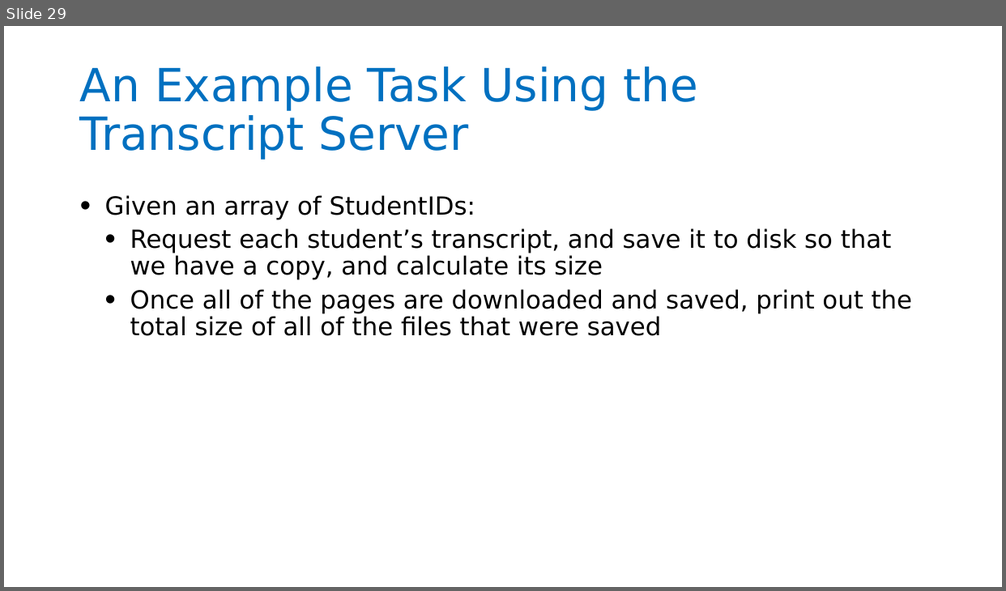
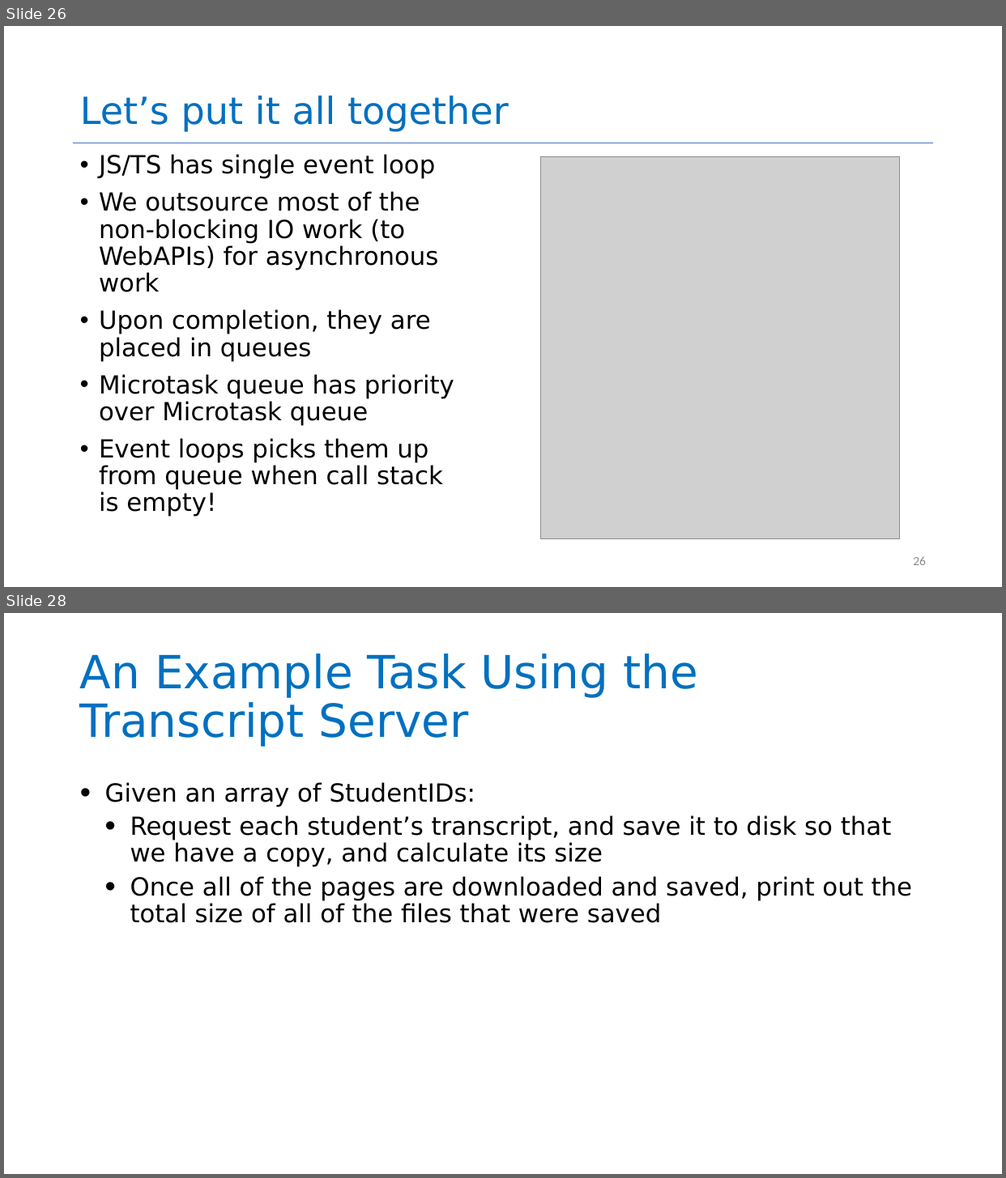
Before and after one commit to neu-se/CS4530-Fall-2024, a slide deck: Slides/Module 06 Concurrency Patterns in Typescript.pptx. Shown one above the other, each under a label of ours: slide 29 before the commit, slides 26 and 28 after it; the slides between them are not shown. The pictures are 1006x591 and 1006x1178 pixels, drawn with LibreOffice and Linux fonts; fonts in the diff are those of the drawing; grey boxes stand for pictures. Boxes give left, top, right and bottom in pixels: in the first picture for what was removed or moved away, otherwise in the second. Text is boxed around its words. In the diff, an @@ line names an element or a change of style, - is before the commit and + after.

```diff
--- a/Slides/Module 06 Concurrency Patterns in Typescript.pptx
+++ b/Slides/Module 06 Concurrency Patterns in Typescript.pptx
@@ slide 26 added at [4,26,1002,587], background #FFFFFF @@
@@ title added at [80,96,509,132], 36 pt, text #0070C0 @@
+Let’s put it all together
@@ line added from (73, 143) to (934, 143), #4472C4 0.5 pt @@
@@ text added at [99,154,454,517], 24 pt, text #000000 @@
+• JS/TS has single event loop
+• We outsource most of the non-blocking IO work (to WebAPIs) for asynchronous work
+• Upon completion, they are placed in queues
+• Microtask queue has priority over Microtask queue
+• Event loops picks them up from queue when call stack is empty!
@@ picture added at [542,156,900,539] @@
@@ page number added at [913,557,926,565], 12 pt, text #8C8C8C @@
+26
@@ what was slide 29 is now slide 28 @@
```
Also in this commit, not shown: 7 slides changed, 2 other slides added, 5 slides removed, 1 other file.
